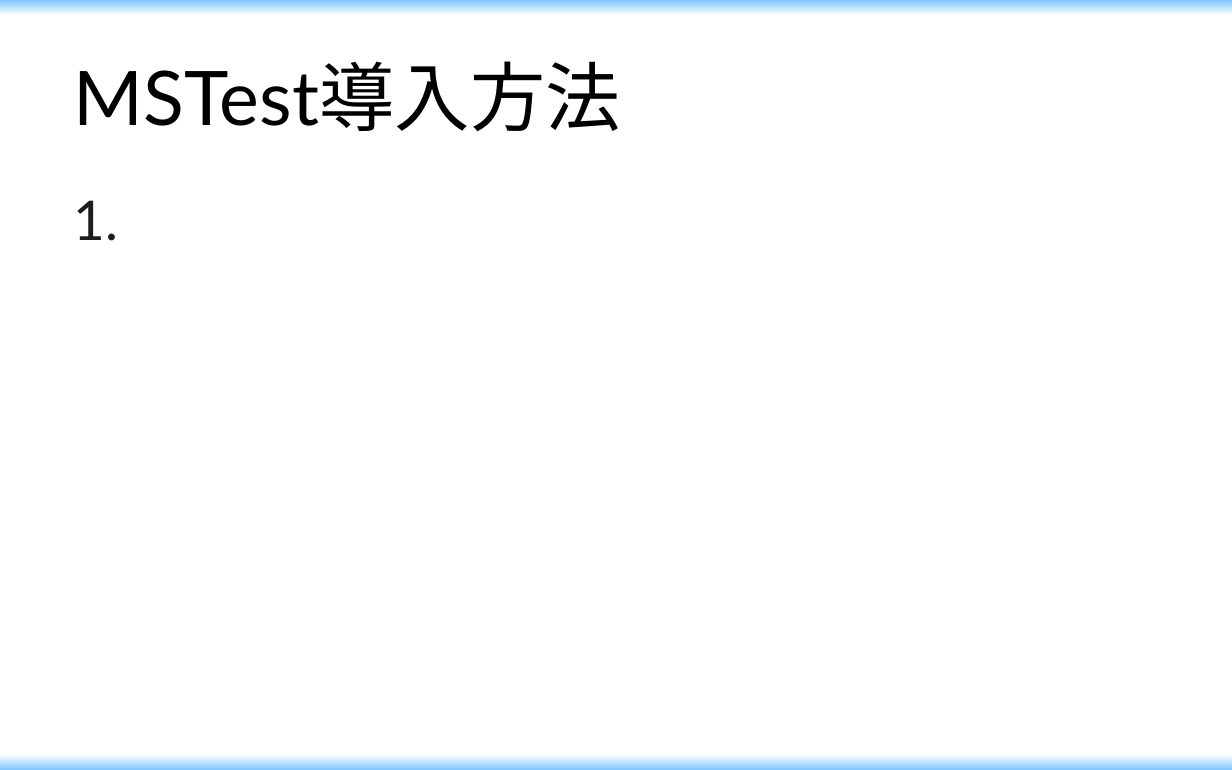
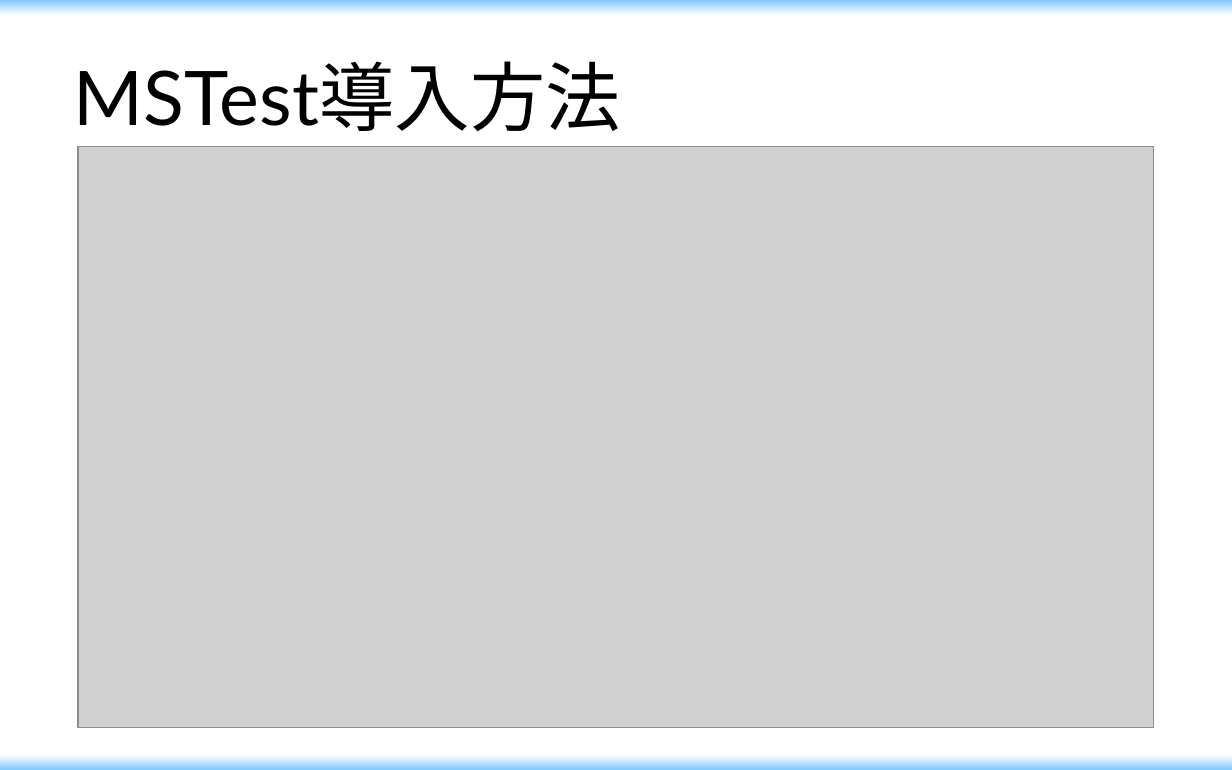
Before and after one commit to maikitakeda/first, a slide deck: slide 22 of document/勉強会.pptx (slide 20 before the commit). Drawn at 1232x770 pixels with LibreOffice and Linux fonts; fonts in the diff are those of the drawing; grey boxes stand for pictures. Boxes give left, top, right and bottom in pixels: in the first picture for what was removed or moved away, otherwise in the second. Text is boxed around its words. In the diff, an @@ line names an element or a change of style, - is before the commit and + after.

```diff
--- a/document/勉強会.pptx
+++ b/document/勉強会.pptx
@@ picture added at (78,147,1153,728) @@
@@ text removed at (74,200,119,241) @@
-1.
```
Also in this commit, not shown: 3 other slides changed, 10 slides added, 1 slide removed.
